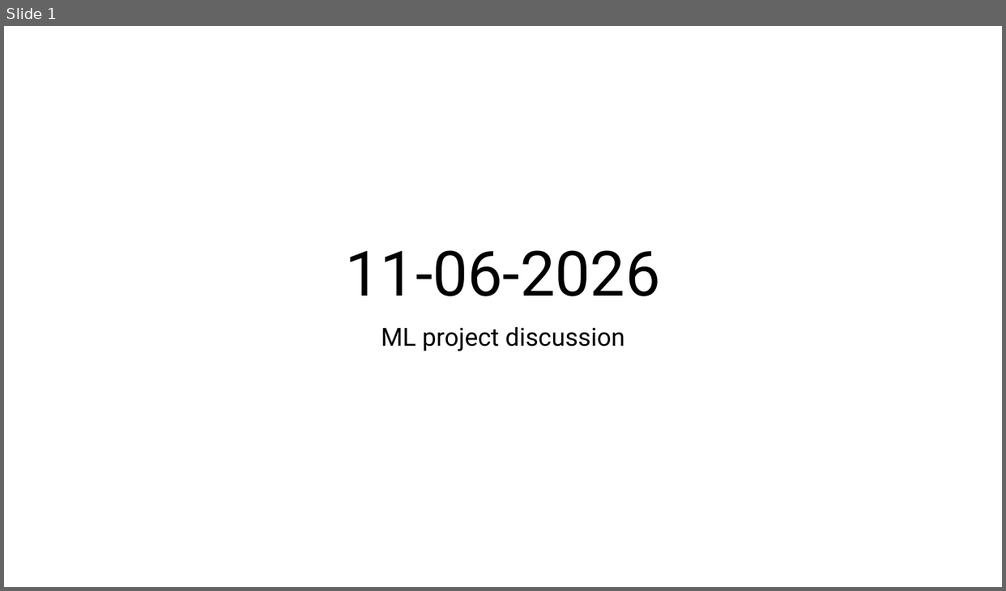
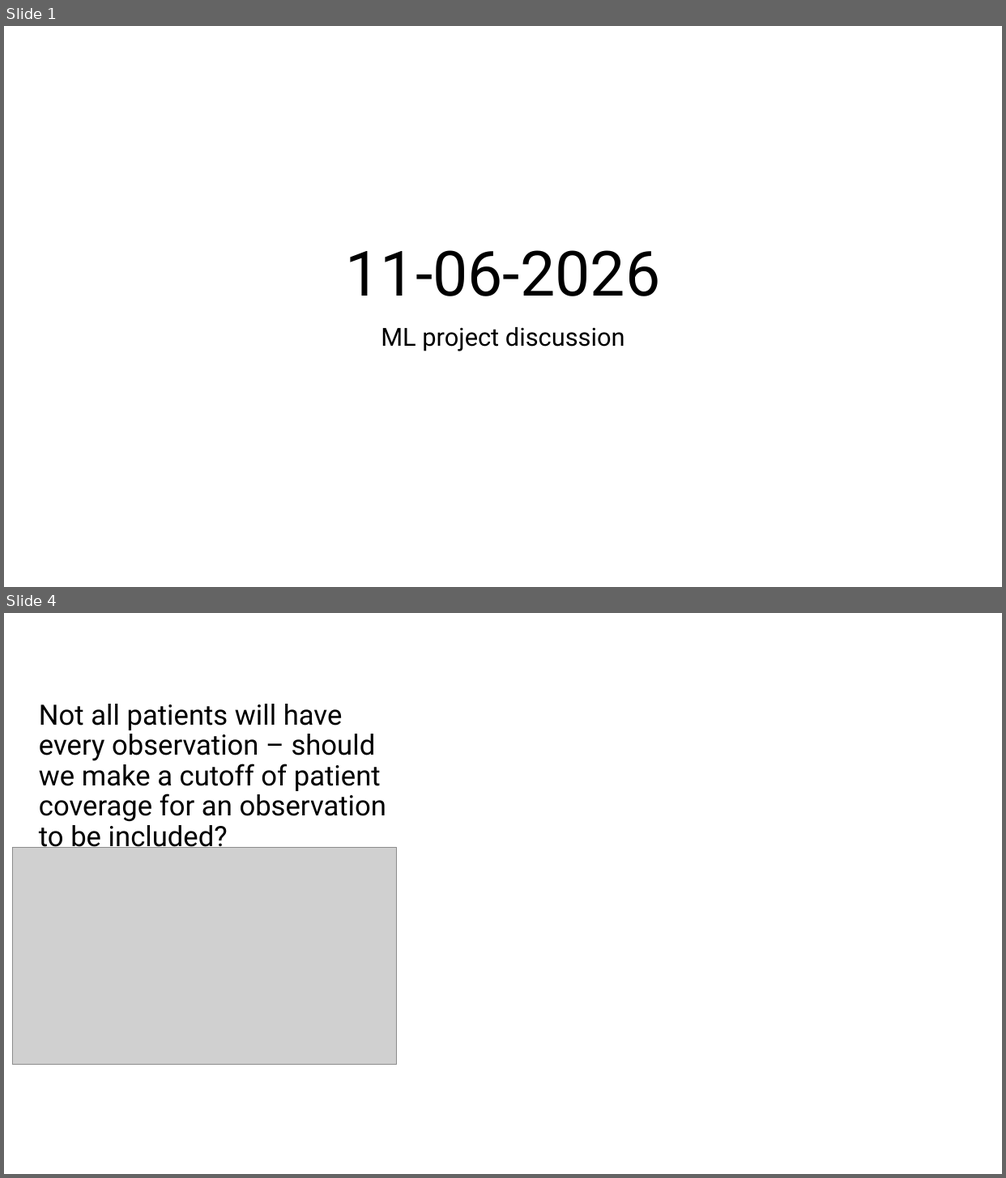
Before and after one commit to sophie-kearney/CVD_multimodal_prediction, a slide deck: meetings/11-06-2025.pptx. Shown one above the other, each under a label of ours: slide 1 before the commit, slides 1 and 4 after it; the slides between them are not shown. The pictures are 1006x591 and 1006x1178 pixels, drawn with LibreOffice and Linux fonts; fonts in the diff are those of the drawing; grey boxes stand for pictures. Boxes give left, top, right and bottom in pixels: in the first picture for what was removed or moved away, otherwise in the second. Text is boxed around its words. In the diff, an @@ line names an element or a change of style, - is before the commit and + after.

```diff
--- a/meetings/11-06-2025.pptx
+++ b/meetings/11-06-2025.pptx
@@ slide 4 added at [4, 613, 1002, 1174], background #FFFFFF @@
@@ title added at [39, 704, 387, 854], 27 pt, text #000000 @@
+Not all patients will have every observation – should we make a cutoff of patient coverage for an observation to be included?
@@ picture added at [12, 847, 396, 1064] @@
```
Also in this commit, not shown: 2 other slides added, 1 slide removed, 5 other files.
